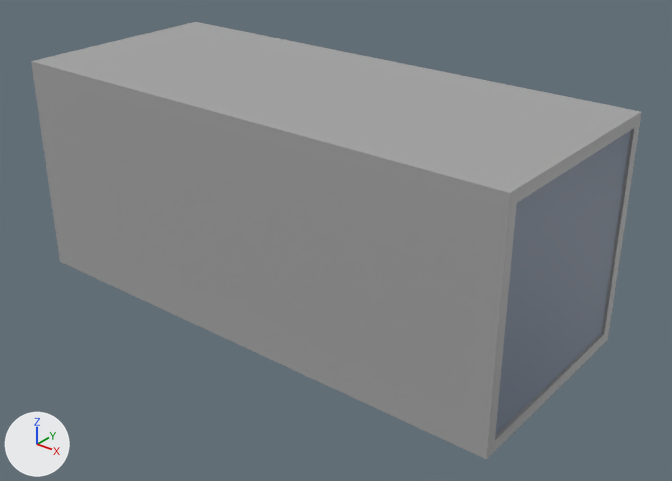
The glTF model static/cube.glb, before and after one commit.
Rendered twice from a 50 mm lens placed at (19.2, -18.7, 16.7), pointed at (1.1, 4.0, 2.6). The lights are fixed; the arrows at lower left show +X, +Y and +Z. Where no turn or scale is listed for an object, it has been applied to the vertices. Vertices at the same position are counted once.

The first picture shows 'group_0', 'instance_2.001', 'instance_3.001', 'instance_4.001', 'instance_5.001'.
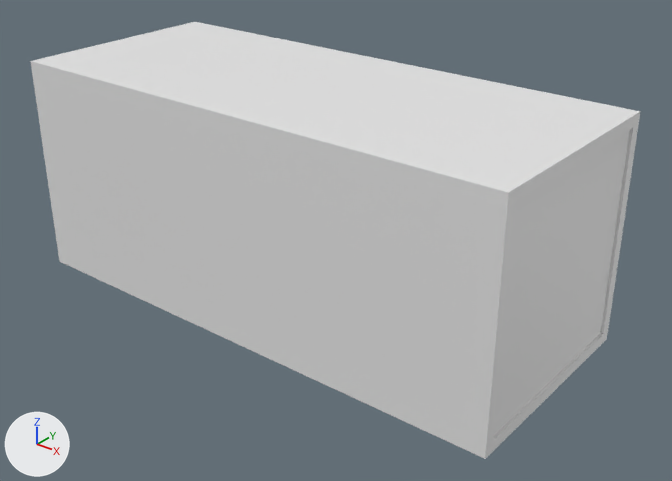
Edits to the bpy script that builds the scene:
```text
Change me_id31:
    where me_id31.from_pydata(...)  # 16 vertices, 32 faces; spans x -9.6..9.6, y 0.0..8.0, z 0.0..8.0
    used by ob_group_0; location = (0.0, 0.0, 0.0)
    me_id31 part 1: 32 faces spanning x -9.6..9.6, y 0.0..8.0, z 0.0..8.0 switch from mat_gray6 (grey #a5a5a5) to no material
Add me_id46_1:
    me_id46_1.from_pydata([(9.46, 5.8, 0.4), (9.46, 7.6, 7.6), (9.46, 7.6, 0.4), (9.46, 5.8, 7.6), (9.46, 2.2, 7.6), (9.46, 2.2, 0.4), (9.46, 0.4, 7.6), (9.46, 0.4, 0.4), (9.46, 4.0, 7.6), (9.46, 4.0, 0.4)], [], [(9, 0, 3), (9, 3, 8), (0, 2, 1), (0, 1, 3), (7, 5, 4), (7, 4, 6), (5, 9, 8), (5, 8, 4)])
Remove ob_instance_2_001:
    ob_instance_2_001 = bpy.data.objects.new('instance_2.001', me_id53)
    ob_instance_2_001.location = (0.0, 0.0, 0.0)
Remove ob_instance_3_001:
    ob_instance_3_001 = bpy.data.objects.new('instance_3.001', me_id62)
    ob_instance_3_001.location = (0.0, 0.0, 0.0)
Remove ob_instance_4_001:
    ob_instance_4_001 = bpy.data.objects.new('instance_4.001', me_id69)
    ob_instance_4_001.location = (0.0, 0.0, 0.0)
Remove ob_instance_5_001:
    ob_instance_5_001 = bpy.data.objects.new('instance_5.001', me_id76)
    ob_instance_5_001.location = (0.0, 0.0, 0.0)
Add ob_window_009:
    ob_window_009 = bpy.data.objects.new('window.009', me_id46_1)
    ob_window_009.location = (0.0, 0.0, 0.0)
```

Location of each change, (x1, y1, x2, y2) in pixels of the pictures (672 x 481 px):
'window.009', added: after (494, 130, 630, 435)
'instance_2.001', deleted: before (495, 184, 547, 436)
'instance_5.001', deleted: before (523, 164, 578, 409)
'instance_3.001', deleted: before (551, 146, 606, 382)
'instance_4.001', deleted: before (578, 130, 631, 356)
part 1 of me_id31, recoloured: (31, 22, 641, 459) in both
